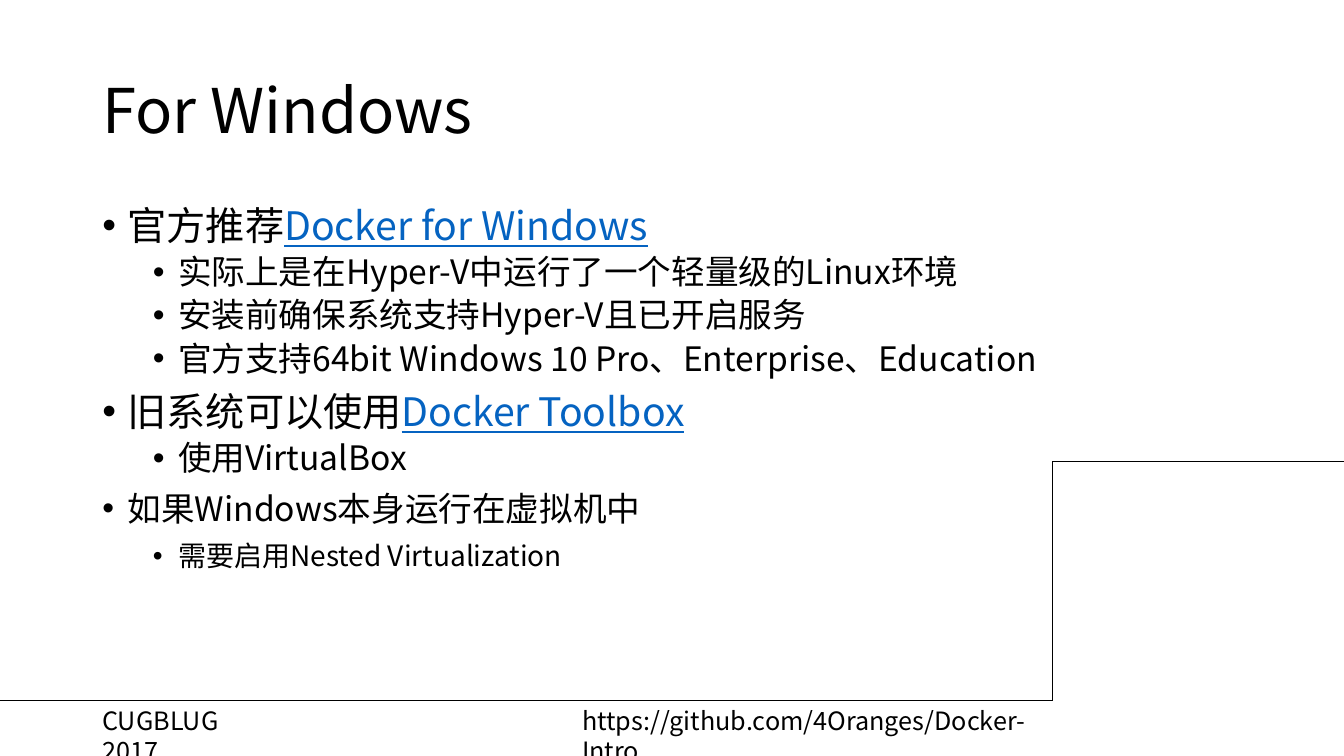
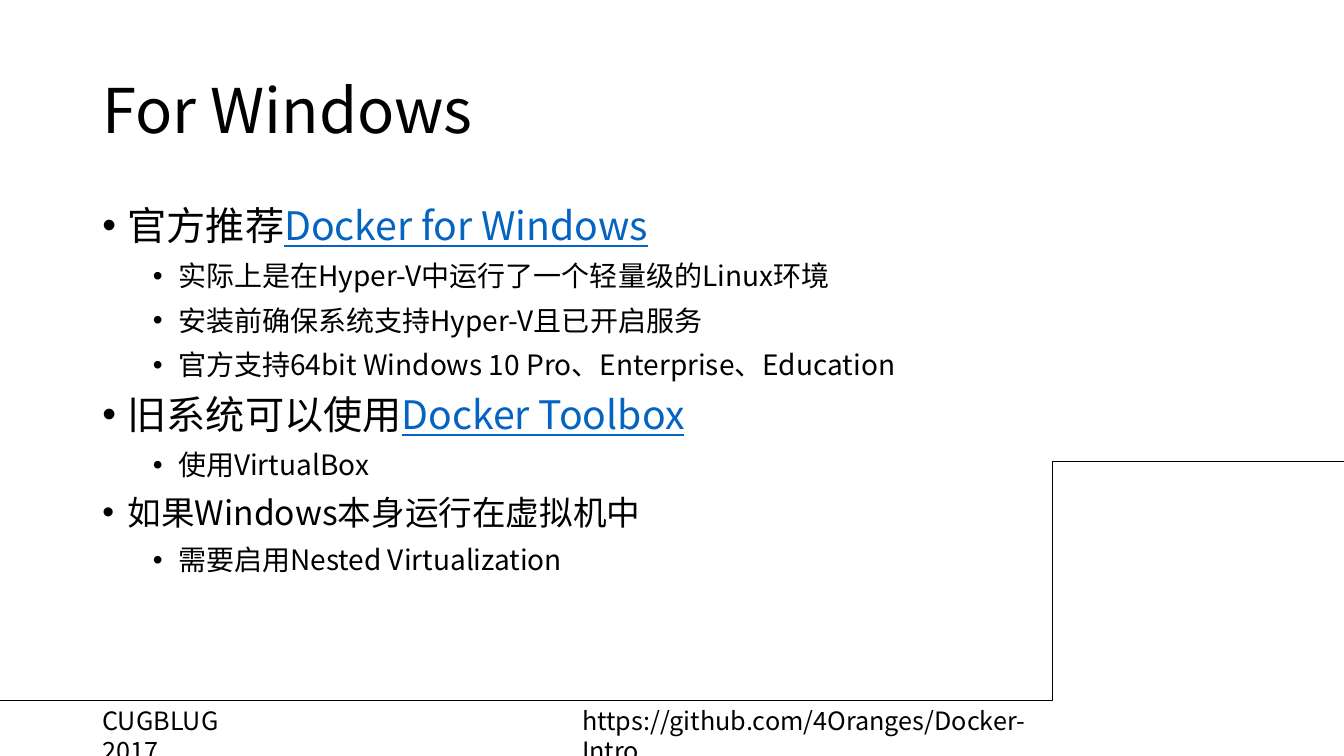
Before and after one commit to ZigZagT/Docker-Intro, a slide deck: slide 10 of Docker Intro.pptx. Drawn at 1344x756 pixels with LibreOffice and Linux fonts; fonts in the diff are those of the drawing; background and template pictures are left out. Boxes give left, top, right and bottom in pixels: in the first picture for what was removed or moved away, otherwise in the second. Text is boxed around its words. In the diff, an @@ line names an element or a change of style, - is before the commit and + after.

```diff
--- a/Docker Intro.pptx
+++ b/Docker Intro.pptx
@@ text at <box>178,262,895,478</box>: size 24 to 20 pt in "实际上是在Hyper-V中运行了一个轻量级的Linux环境", "安装前确保系统支持Hyper-V且已开启服务", "官方支持64bit Windows 10 Pro、Enterprise、Education", "使用VirtualBox"; list level 2 to 3 in "实际上是在Hyper-V中运行了一个轻量级的Linux环境"; list level 2 to 3 in "安装前确保系统支持Hyper-V且已开启服务"; list level 2 to 3 in "官方支持64bit Windows 10 Pro、Enterprise、Education"; list level 2 to 3 in "使用VirtualBox" @@
```
Also in this commit, not shown: 7 other slides changed, 7 slides added, 1 slide removed.
